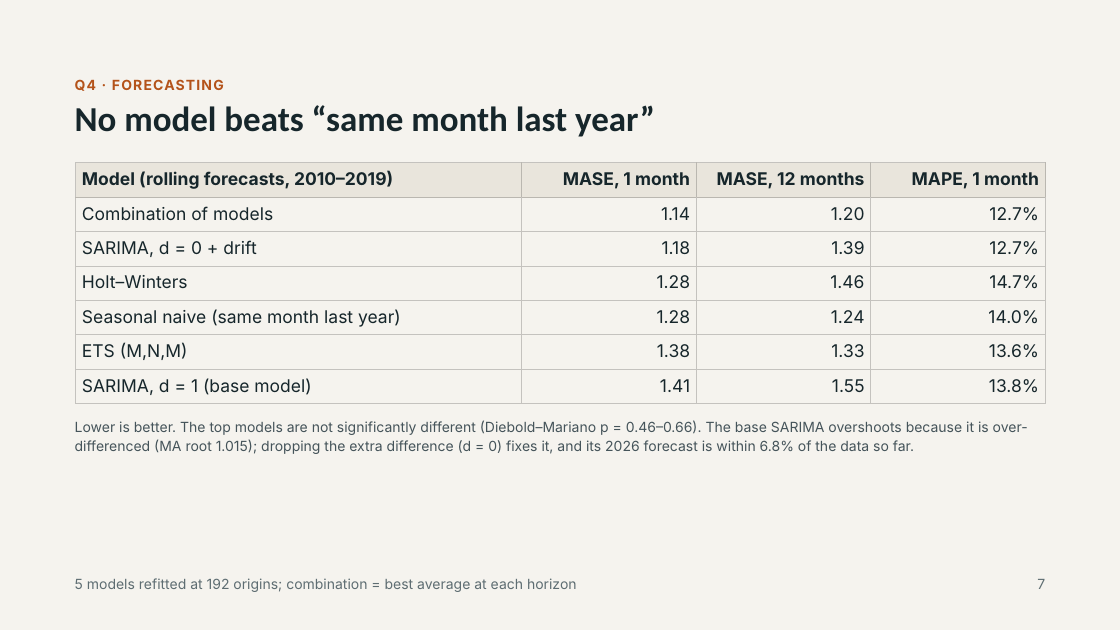
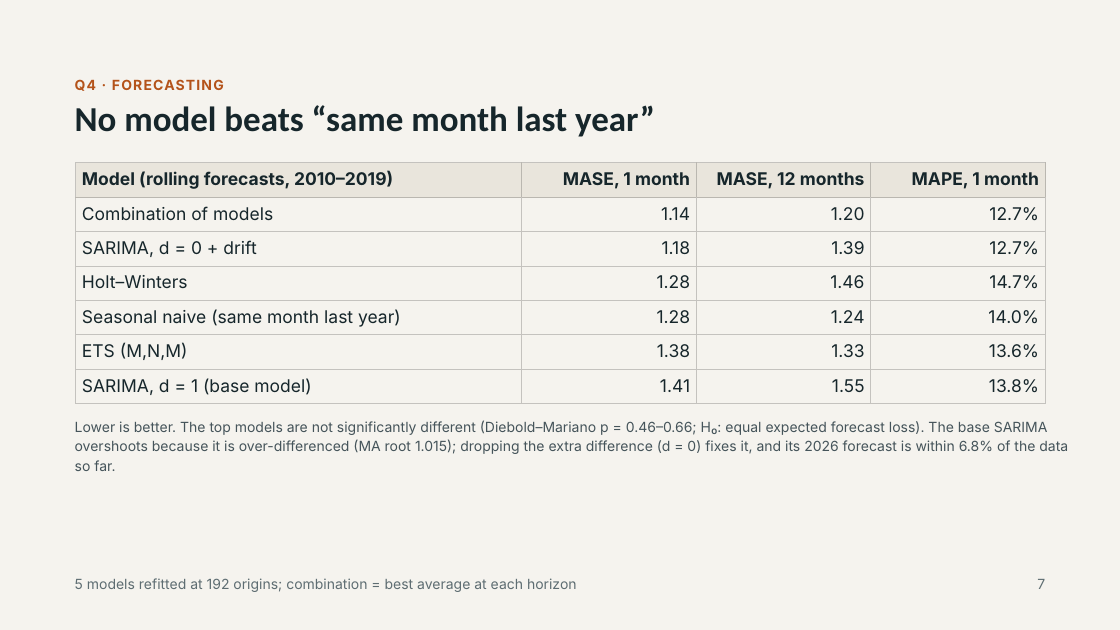
Before and after one commit to green-turtle18/yellowstone-tsa, a slide deck: slide 25 of 05_synthesis/final_presentation/Yellowstone_TSA_Combined.pptx. Drawn at 1120x630 pixels with LibreOffice and Linux fonts; fonts in the diff are those of the drawing. Boxes give left, top, right and bottom in pixels: in the first picture for what was removed or moved away, otherwise in the second. Text is boxed around its words. In the diff, an @@ line names an element or a change of style, - is before the commit and + after.

```diff
--- a/05_synthesis/final_presentation/Yellowstone_TSA_Combined.pptx
+++ b/05_synthesis/final_presentation/Yellowstone_TSA_Combined.pptx
@@ text at bbox=[75, 420, 1068, 454]: text changed @@
-Lower is better. The top models are not significantly different (Diebold–Mariano p = 0.46–0.66). The base SARIMA overshoots because it is over-differenced (MA root 1.015); dropping the extra difference (d = 0) fixes it, and its 2026 forecast is within 6.8% of the data so far.
+Lower is better. The top models are not significantly different (Diebold–Mariano p = 0.46–0.66; H₀: equal expected forecast loss). The base SARIMA overshoots because it is over-differenced (MA root 1.015); dropping the extra difference (d = 0) fixes it, and its 2026 forecast is within 6.8% of the data so far.
```
Also in this commit, not shown: 17 other slides changed, 4 other files.
